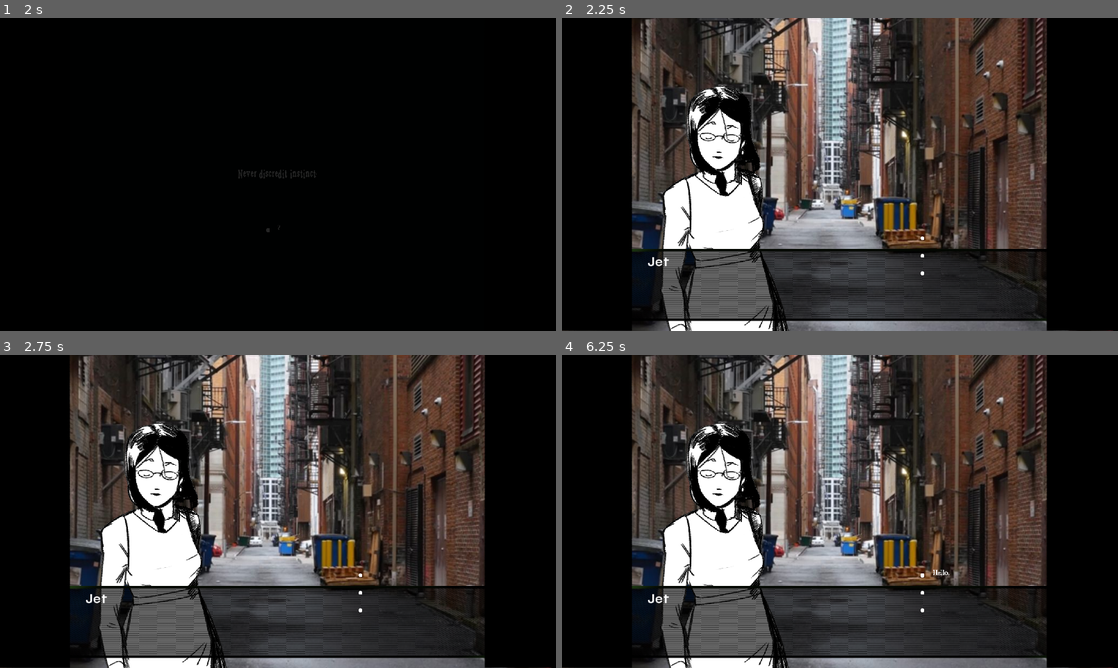
Above: before the commit, frames 1-4 (two rows, left to right).
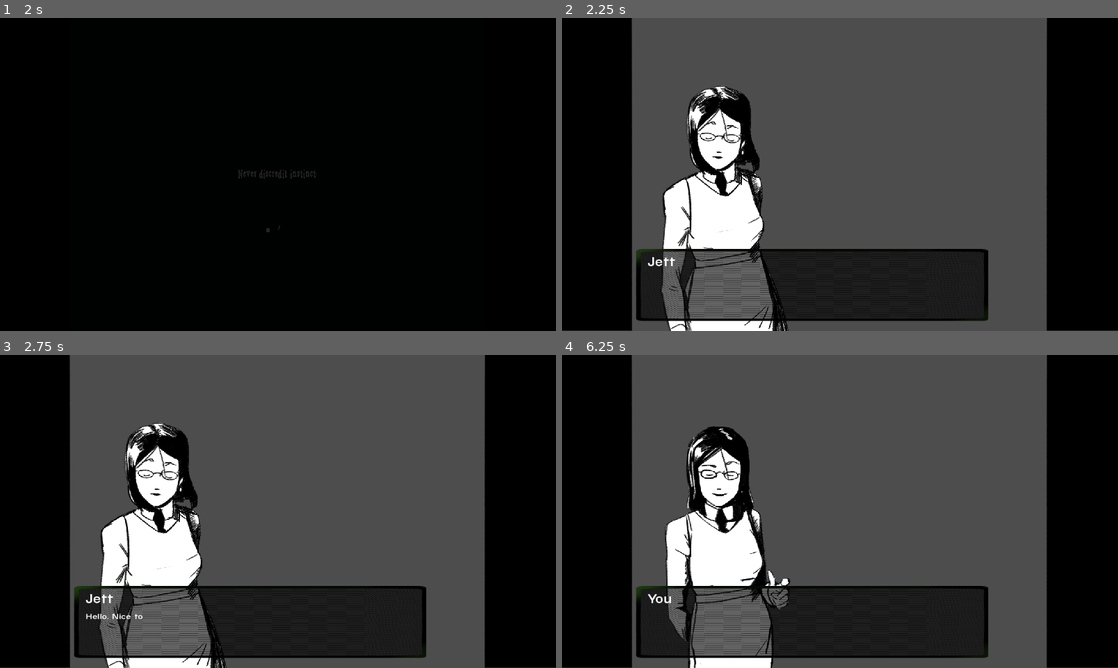
Above: after the commit, the same moments.

Repository: KURUKURURU/Project4Neo
Game: Godot game, scene res://scenes/quotes.tscn
Two runs of this game, one before a commit and one after it. Both use one fixed random seed, a clock stepped at 60 frames per second and the inputs below.
Inputs (mouse positions are in pixels of both pictures, inside the frame that each line leads up to):
- Up to frame 1 (2 s): click (289, 233) at 0.5 s; tap Enter at 1.25 s; hold Right from 1.28 s (still down); tap Alt at 1.35 s
- Up to frame 2 (2.25 s): release Right at 2.03 s; hold Down from 2.03 s (still down); tap Shift at 2.1 s
- Up to frame 3 (2.75 s): keep holding Down
- Up to frame 4 (6.25 s): release Down at 2.78 s; hold Right 2.78-3.53 s; tap Alt at 2.85, 4.35 s; hold Up 3.53-4.28 s; tap Shift at 3.6, 5.85 s; hold Left 4.28-5 s; click (945, 577) at 5.02 s; hold Left from 5.78 s (still down)

Frame 1 is identical in both runs. In frame 2, 49% of the frame differs, in the area x 12-100%, y 0-100%; in frame 3, 49%; in frame 4, 52%.
Error in both runs: Cannot call method 'change_scene_to_file' on a null value. (res://scenes/quotes.gd:19)

Commit message:
Updated reply feature
I made the choice and reply option smoother and more functional. I just need to remember to arrange my file names correctly.

Diff:
--- a/sleepover/scenes/alleyway.gd
+++ b/sleepover/scenes/alleyway.gd
@@ -1,17 +1,18 @@
 extends Node2D
-var choice: int
+@onready var talkUI = $talking_ui
 
 
 # Called when the node enters the scene tree for the first time.
 func _ready() -> void:
-	pass # Replace with function body.
+	await talkUI._speak("Jett", "Hello. Nice to finally meet you.", "What?", "Oh, em, are you a friend of Gordon?", "")
+	if talkUI.choice == 1:
+		talkUI._emote("Jett", "smile")
+		talkUI._speak("You", "What? Who're you?", "", "", "")
+	elif talkUI.choice == 2:
+		talkUI._emote("Jett", "chuckle")
+		talkUI._speak("You", "You know Gordon I assume.", "", "", "")
 
 
 # Called every frame. 'delta' is the elapsed time since the previous frame.
 func _process(delta: float) -> void:
 	pass
-
-
-func op1() -> void:
-	if choice == 1:
-		pass
--- a/sleepover/scenes/alleyway.tscn
+++ b/sleepover/scenes/alleyway.tscn
@@ -1,22 +1,21 @@
 [gd_scene load_steps=5 format=3 uid="uid://cwqowqqwwrd15"]
 
 [ext_resource type="Texture2D" uid="uid://qn0nedc1tcmx" path="res://images/alleyway.jpg" id="1_5iy85"]
-[ext_resource type="PackedScene" uid="uid://cd4lrywcx1px4" path="res://scenes/jet.tscn" id="2_bmsfa"]
+[ext_resource type="Script" uid="uid://cp1itp5s46wf5" path="res://scenes/alleyway.gd" id="1_lgl4s"]
 [ext_resource type="PackedScene" uid="uid://ci64unodp0266" path="res://scenes/tools/talking_ui.tscn" id="3_ls4g5"]
 [ext_resource type="Texture2D" uid="uid://ca0lcud0kyveo" path="res://images/border.png" id="3_wtvnm"]
 
 [node name="Alleyway" type="Node2D"]
+script = ExtResource("1_lgl4s")
 
 [node name="BG" type="TextureRect" parent="."]
+visible = false
+self_modulate = Color(2.1749864, 2.1749864, 2.1749864, 1)
 offset_left = -177.0
 offset_top = -13.0
 offset_right = 2054.609
 offset_bottom = 1082.0
 texture = ExtResource("1_5iy85")
-
-[node name="Jet" parent="." instance=ExtResource("2_bmsfa")]
-texture_filter = 1
-position = Vector2(623, 634)
 
 [node name="talking_ui" parent="." instance=ExtResource("3_ls4g5")]
 
--- /dev/null
+++ b/sleepover/scenes/jet.gd
@@ -0,0 +1,16 @@
+extends Node2D
+@export var sprite: String
+@export var emote: String
+
+@onready var image = $Sprite2D
+
+# Called when the node enters the scene tree for the first time.
+func _ready() -> void:
+	pass # Replace with function body.
+
+
+# Called every frame. 'delta' is the elapsed time since the previous frame.
+func _process(delta: float) -> void:
+	if !(emote == "") and !(name == ""):
+		var combo = str(sprite) + "_" + emote + ".png"
+		image.texture = load("res://images/sprites/" + str(combo))
--- a/sleepover/scenes/tools/talking_ui.gd
+++ b/sleepover/scenes/tools/talking_ui.gd
@@ -8,15 +8,16 @@
 @onready var o3 = $selection/option3
 
 @onready var text_animation = $text_animation
+@onready var S = $Sprite
 
 signal choice_selected(choice_id)
 var choice
 
 # Called when the node enters the scene tree for the first time.
 func _ready() -> void:
-	o1.pressed.connect(func(): emit_signal("choice_selected", 1))
-	o2.pressed.connect(func(): emit_signal("choice_selected", 2))
-	o3.pressed.connect(func(): emit_signal("choice_selected", 3))
+	o1.activate.connect(func(): emit_signal("choice_selected", 1))
+	o2.activate.connect(func(): emit_signal("choice_selected", 2))
+	o3.activate.connect(func(): emit_signal("choice_selected", 3))
 
 	animation.play("normal")
 	_speak("Jet", "Hello! Haven't met you before.", "Um, hello?", "*Ignore*", "...")
@@ -28,6 +29,16 @@
 	pass
 
 func _speak(name, message, in_1, in_2, in_3):
+
+	if animation.get_assigned_animation() == "enlarge":
+		$name.text = name
+		$mainText.text = ""
+
+		animation.play("shrink")
+		await animation.animation_finished
+		animation.play("normal")
+
+	$mainText.visible_ratio = 0
 
 	$name.text = name
 	$mainText.text = message
@@ -47,10 +58,14 @@
 		selection.show()
 		choice = await choice_selected
 
-		print("Player picked:", choice)
+		print("Player picked... ", choice)
 
 	else:
 		return
 
+func _emote(name: String, emotion: String): #files are named specifically!!! PLEASE DONT SCREW THIS UP
+	S.sprite = name
+	S.emote = emotion
+
 func wait(seconds):
 	await get_tree().create_timer(seconds).timeout
--- a/sleepover/scenes/tools/talking_ui.tscn
+++ b/sleepover/scenes/tools/talking_ui.tscn
@@ -1,10 +1,11 @@
-[gd_scene load_steps=16 format=3 uid="uid://ci64unodp0266"]
+[gd_scene load_steps=17 format=3 uid="uid://ci64unodp0266"]
 
 [ext_resource type="PackedScene" uid="uid://bphofdfvsu4hb" path="res://scenes/tools/ui_rect.tscn" id="1_w8cav"]
 [ext_resource type="Script" uid="uid://cye45sdmr3t4c" path="res://scenes/tools/talking_ui.gd" id="1_yy8gy"]
 [ext_resource type="PackedScene" uid="uid://cd4lrywcx1px4" path="res://scenes/jet.tscn" id="2_ai47c"]
 [ext_resource type="Texture2D" uid="uid://bfpk6usfoq3ud" path="res://images/reply.png" id="2_anbk1"]
 [ext_resource type="Theme" uid="uid://dyj4gg1j5253" path="res://themes/talking_ui.tres" id="3_ai47c"]
+[ext_resource type="Script" uid="uid://cmf1t2qa52q5q" path="res://scenes/jet.gd" id="3_pjdk3"]
 [ext_resource type="PackedScene" uid="uid://c20jkag6bf83w" path="res://scenes/tools/option.tscn" id="3_yy8gy"]
 [ext_resource type="FontFile" uid="uid://ca3gk8bp6b1r1" path="res://fonts/terminal-grotesque.ttf" id="4_pjdk3"]
 
@@ -98,6 +99,42 @@
 "points": PackedFloat32Array(0, -0.25, 0, 0.25, 0),
 "times": PackedFloat32Array(0)
 }
+tracks/8/type = "value"
+tracks/8/imported = false
+tracks/8/enabled = true
+tracks/8/path = NodePath("reply:self_modulate")
+tracks/8/interp = 1
+tracks/8/loop_wrap = true
+tracks/8/keys = {
+"times": PackedFloat32Array(0),
+"transitions": PackedFloat32Array(1),
+"update": 0,
+"values": [Color(1, 1, 1, 1)]
+}
+tracks/9/type = "value"
+tracks/9/imported = false
+tracks/9/enabled = true
+tracks/9/path = NodePath("selection:visible")
+tracks/9/interp = 1
+tracks/9/loop_wrap = true
+tracks/9/keys = {
+"times": PackedFloat32Array(0),
+"transitions": PackedFloat32Array(1),
+"update": 1,
+"values": [false]
+}
+tracks/10/type = "value"
+tracks/10/imported = false
+tracks/10/enabled = true
+tracks/10/path = NodePath("reply:visible")
+tracks/10/interp = 1
+tracks/10/loop_wrap = true
+tracks/10/keys = {
+"times": PackedFloat32Array(0),
+"transitions": PackedFloat32Array(1),
+"update": 1,
+"values": [false]
+}
 
 [sub_resource type="Animation" id="Animation_ai47c"]
 resource_name = "enlarge"
@@ -189,9 +226,22 @@
 "points": PackedFloat32Array(0, -0.25, 0, 0.25, 0, 1, -0.16666667, -0.16666667, 0, 0),
 "times": PackedFloat32Array(0, 1)
 }
+tracks/8/type = "value"
+tracks/8/imported = false
+tracks/8/enabled = true
+tracks/8/path = NodePath("reply:visible")
+tracks/8/interp = 1
+tracks/8/loop_wrap = true
+tracks/8/keys = {
+"times": PackedFloat32Array(0),
+"transitions": PackedFloat32Array(1),
+"update": 1,
+"values": [true]
+}
 
 [sub_resource type="Animation" id="Animation_yy8gy"]
 resource_name = "normal"
+loop_mode = 1
 tracks/0/type = "bezier"
 tracks/0/imported = false
 tracks/0/enabled = true
@@ -236,6 +286,18 @@
 "points": PackedFloat32Array(796, -0.25, 0, 0.25, 0),
 "times": PackedFloat32Array(0)
 }
+tracks/4/type = "value"
+tracks/4/imported = false
+tracks/4/enabled = true
+tracks/4/path = NodePath("reply:visible")
+tracks/4/interp = 1
+tracks/4/loop_wrap = true
+tracks/4/keys = {
+"times": PackedFloat32Array(0),
+"transitions": PackedFloat32Array(1),
+"update": 1,
+"values": [false]
+}
 
 [sub_resource type="Animation" id="Animation_pjdk3"]
 resource_name = "shrink"
@@ -282,6 +344,30 @@
 "handle_modes": PackedInt32Array(2, 0),
 "points": PackedFloat32Array(796, 0, 0, 0.16111112, 0, 796, -0.25, 0, 0.25, 0),
 "times": PackedFloat32Array(0, 0.96666664)
+}
+tracks/4/type = "value"
+tracks/4/imported = false
+tracks/4/enabled = true
+tracks/4/path = NodePath("reply:self_modulate")
+tracks/4/interp = 1
+tracks/4/loop_wrap = true
+tracks/4/keys = {
+"times": PackedFloat32Array(0, 0.6),
+"transitions": PackedFloat32Array(1, 1),
+"update": 0,
+"values": [Color(1, 1, 1, 1), Color(1, 1, 1, 0)]
+}
+tracks/5/type = "value"
+tracks/5/imported = false
+tracks/5/enabled = true
+tracks/5/path = NodePath("selection:visible")
+tracks/5/interp = 1
+tracks/5/loop_wrap = true
+tracks/5/keys = {
+"times": PackedFloat32Array(0),
+"transitions": PackedFloat32Array(1),
+"update": 1,
+"values": [false]
 }
 
 [sub_resource type="AnimationLibrary" id="AnimationLibrary_ljcuq"]
@@ -329,9 +415,10 @@
 [node name="talking_ui" type="Node2D"]
 script = ExtResource("1_yy8gy")
 
-[node name="Jet" parent="." instance=ExtResource("2_ai47c")]
+[node name="Sprite" parent="." instance=ExtResource("2_ai47c")]
 texture_filter = 1
 position = Vector2(623, 634)
+script = ExtResource("3_pjdk3")
 
 [node name="UI_RECT" parent="." instance=ExtResource("1_w8cav")]
 self_modulate = Color(0.5584722, 1.0909963, 0.32549307, 1)
@@ -365,7 +452,7 @@
 scroll_active = false
 
 [node name="reply" type="TextureRect" parent="."]
-self_modulate = Color(1, 1, 1, 0)
+visible = false
 offset_left = 1170.0
 offset_top = 670.0
 offset_right = 1581.0
@@ -375,6 +462,7 @@
 texture = ExtResource("2_anbk1")
 
 [node name="selection" type="VBoxContainer" parent="."]
+visible = false
 self_modulate = Color(1, 1, 1, 0)
 offset_left = 1236.0
 offset_top = 670.0
Renamed: sleepover/images/sprites/jett/Jett_chuckle.png -> sleepover/images/sprites/Jett_chuckle.png
Not shown, changed: sleepover/images/sprites/Jett_chuckle.png.import
Renamed: sleepover/images/sprites/jett/Jett_neutral.png -> sleepover/images/sprites/Jett_neutral.png
Not shown, changed: sleepover/images/sprites/Jett_neutral.png.import
Renamed: sleepover/images/sprites/jett/Jett_scared.png -> sleepover/images/sprites/Jett_scared.png
Not shown, changed: sleepover/images/sprites/Jett_scared.png.import
Renamed: sleepover/images/sprites/jett/Jett_smile.png -> sleepover/images/sprites/Jett_smile.png
Not shown, changed: sleepover/images/sprites/Jett_smile.png.import
Not shown, added: sleepover/scenes/jet.gd.uid
Not shown, added: .DS_Store
Not shown, changed: sleepover/images/sprites/.DS_Store
